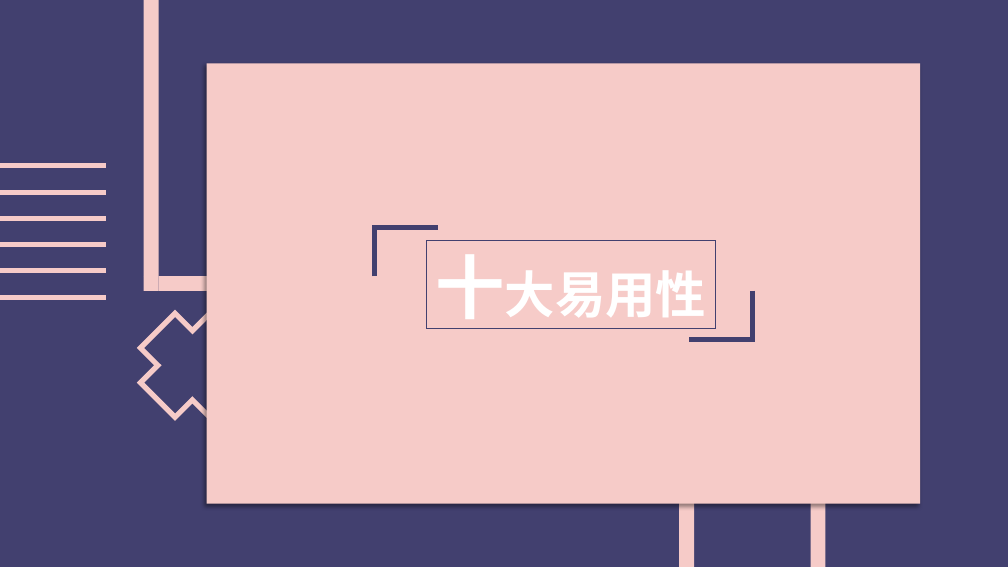
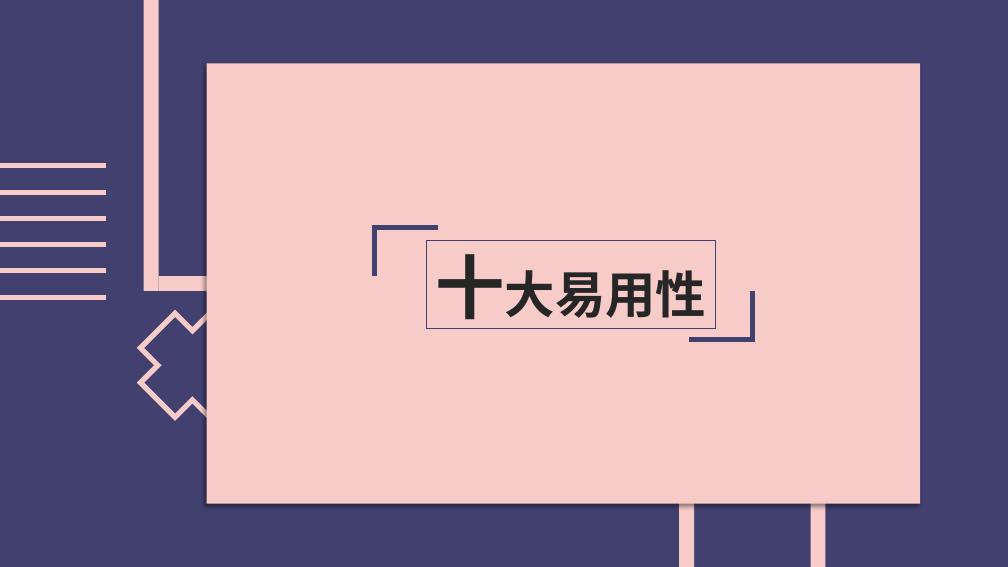
Before and after one commit to leonasdev/WebMidProject, a slide deck: slide 17 of 期末報告企畫書.pptx. Drawn at 1008x567 pixels with LibreOffice and Linux fonts; fonts in the diff are those of the drawing. Boxes give left, top, right and bottom in pixels: in the first picture for what was removed or moved away, otherwise in the second. Text is boxed around its words. In the diff, an @@ line names an element or a change of style, - is before the commit and + after.

```diff
--- a/期末報告企畫書.pptx
+++ b/期末報告企畫書.pptx
@@ rectangle "十大易用性" at box(426, 240, 715, 328): text colour #FFFFFF to #262626 @@
```
Also in this commit, not shown: 17 other slides changed.
